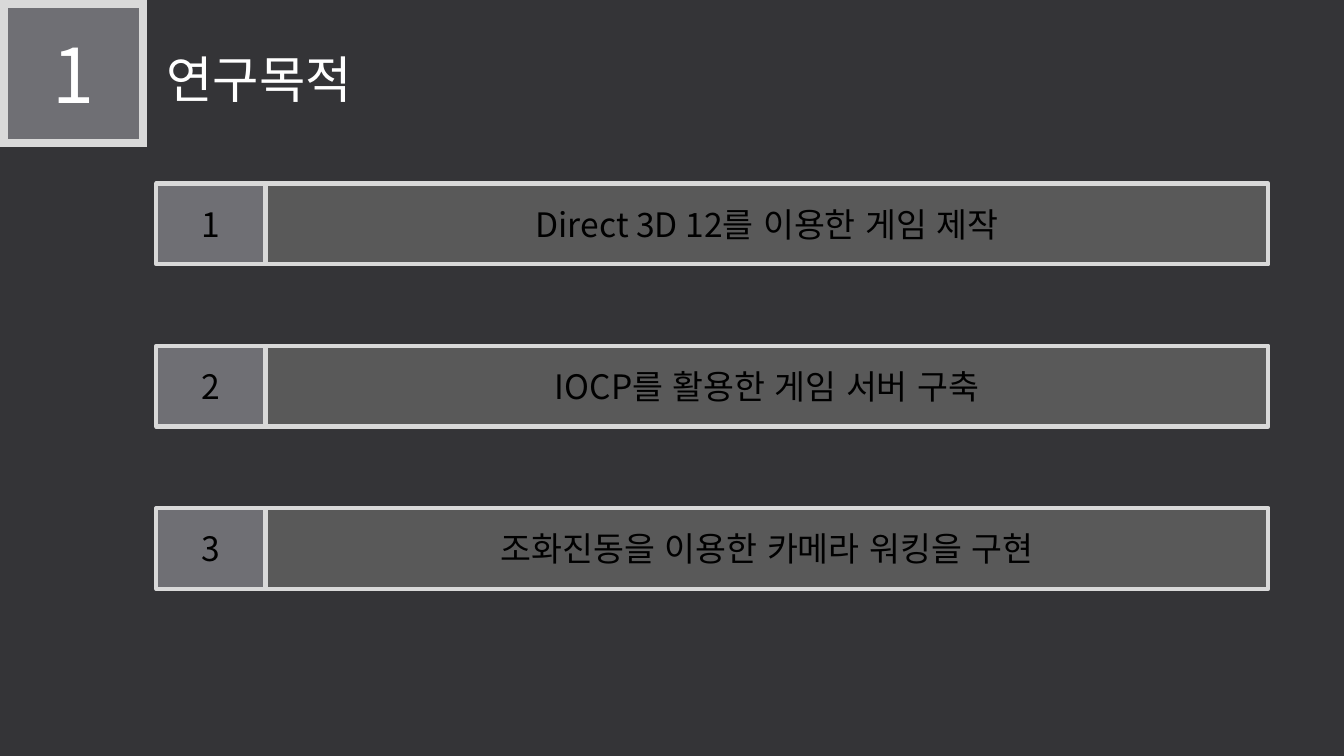
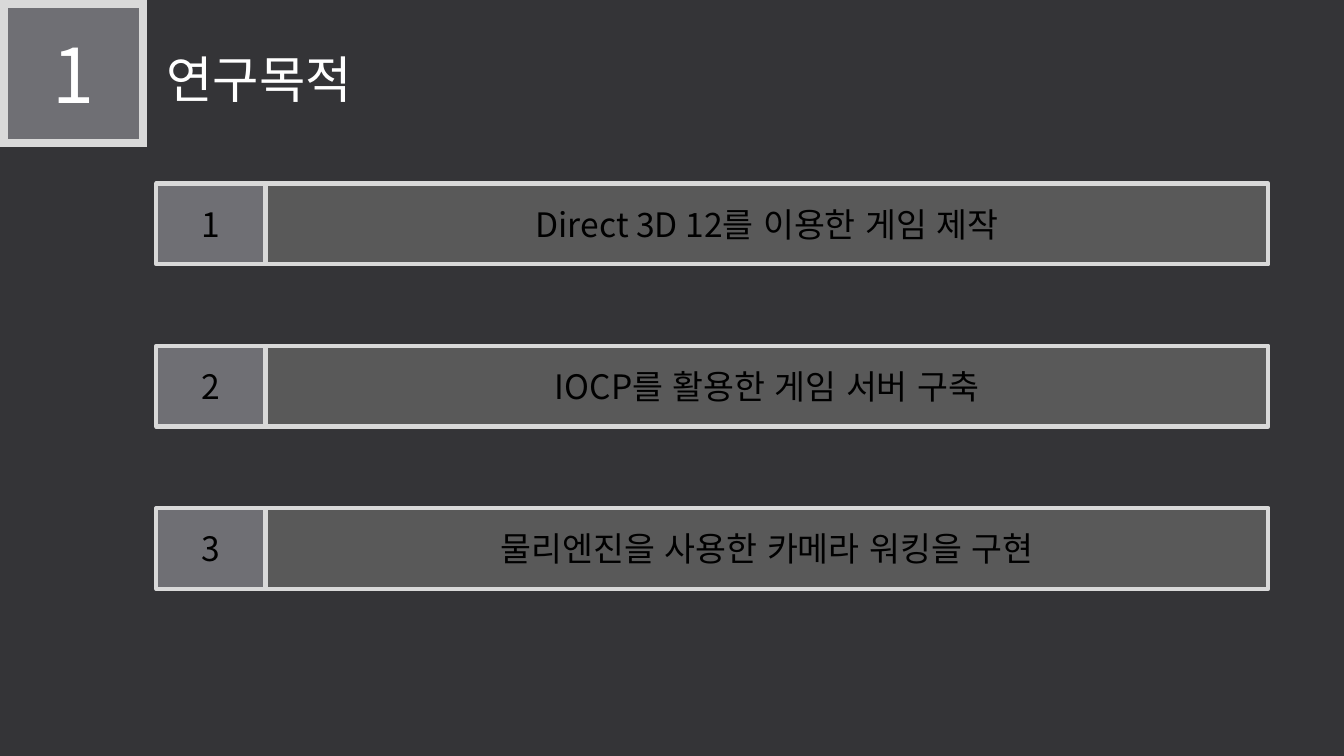
Before and after one commit to LEGO0937/Our_Project, a slide deck: slide 4 of 기획단계/졸작 제안서_α.pptx. Drawn at 1344x756 pixels with LibreOffice and Linux fonts; fonts in the diff are those of the drawing. Boxes give left, top, right and bottom in pixels: in the first picture for what was removed or moved away, otherwise in the second. Text is boxed around its words. In the diff, an @@ line names an element or a change of style, - is before the commit and + after.

Commit message:
조화진동 단어수정

```diff
--- a/기획단계/졸작 제안서_α.pptx
+++ b/기획단계/졸작 제안서_α.pptx
@@ text in rectangle at (501,533,1033,564): text changed @@
-조화진동을 이용한 카메라 워킹을 구현
+물리엔진을 사용한 카메라 워킹을 구현
```
Also in this commit, not shown: 5 other slides changed.
